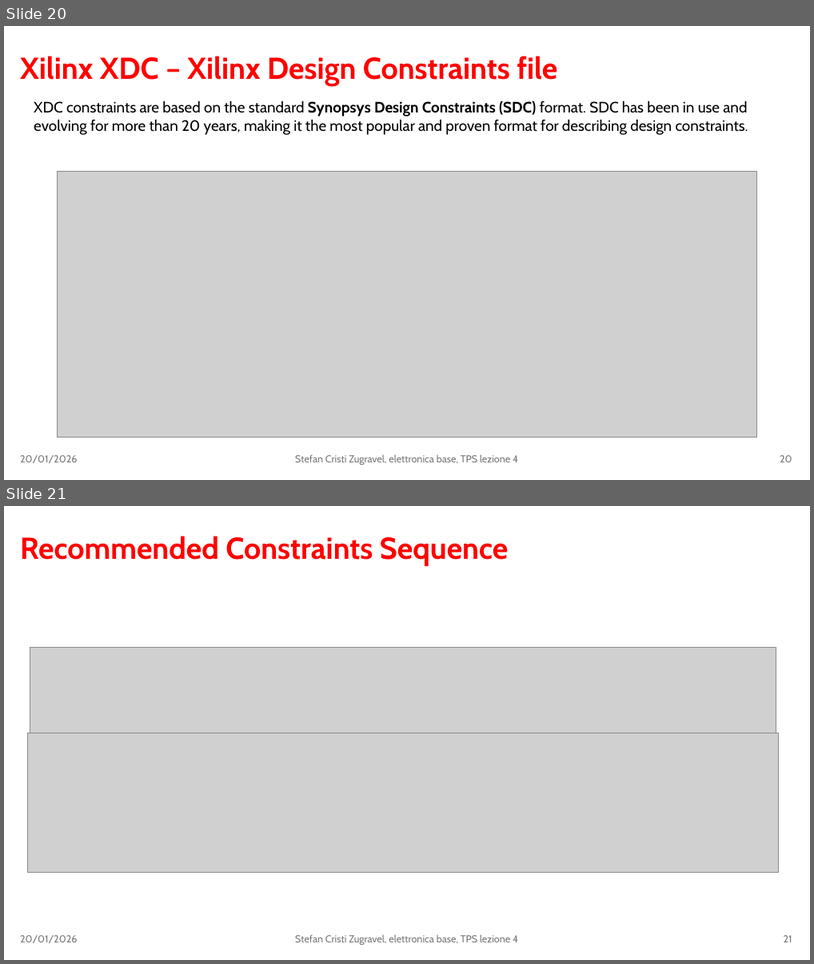
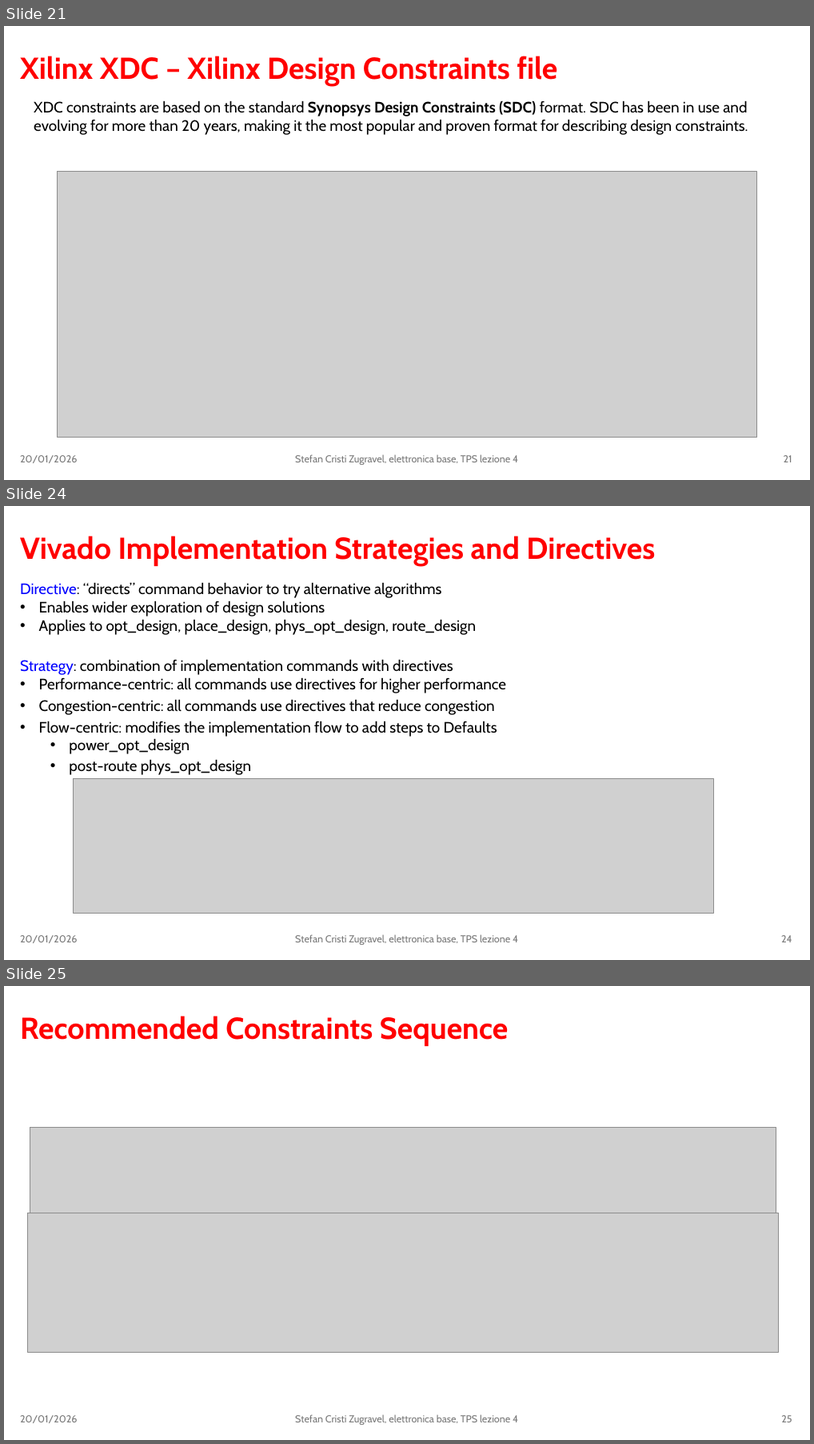
Before and after one commit to stefan-zugravel/elettronica_base, a slide deck: slides/lezione4.pptx. Shown one above the other, each under a label of ours: slides 20 and 21 before the commit, slides 21, 24 and 25 after it; the slides between them are not shown. The pictures are 814x964 and 814x1444 pixels, drawn with LibreOffice and Linux fonts; fonts in the diff are those of the drawing; grey boxes stand for pictures. Boxes give left, top, right and bottom in pixels: in the first picture for what was removed or moved away, otherwise in the second. Text is boxed around its words. In the diff, an @@ line names an element or a change of style, - is before the commit and + after.

Commit message:
modify slide lezione4

```diff
--- a/slides/lezione4.pptx
+++ b/slides/lezione4.pptx
@@ slide 24 added at (x1=4, y1=506, x2=810, y2=960), background #FFFFFF @@
@@ title added at (x1=20, y1=536, x2=655, y2=566), 36 pt, text #FF0000, bold @@
+Vivado Implementation Strategies and Directives
@@ text added at (x1=20, y1=582, x2=476, y2=635), 18 pt, text #000000 @@
+Directive: “directs” command behavior to try alternative algorithms
+• Enables wider exploration of design solutions
+• Applies to opt_design, place_design, phys_opt_design, route_design
@@ text added at (x1=20, y1=659, x2=506, y2=775), 18 pt, text #000000 @@
+Strategy: combination of implementation commands with directives
+• Performance-centric: all commands use directives for higher performance
+• Congestion-centric: all commands use directives that reduce congestion
+• Flow-centric: modifies the implementation flow to add steps to Defaults
+  • power_opt_design
+  • post-route phys_opt_design
@@ picture added at (x1=74, y1=778, x2=715, y2=913) @@
@@ text added at (x1=20, y1=935, x2=77, y2=943), 12 pt, text #797979 @@
+20/01/2026
@@ text added at (x1=295, y1=934, x2=518, y2=944), 12 pt, text #797979 @@
+Stefan Cristi Zugravel, elettronica base, TPS lezione 4
@@ page number added at (x1=782, y1=935, x2=793, y2=942), 12 pt, text #797979 @@
+24
@@ what was slide 20 is now slide 21 @@
@@ page number at (x1=784, y1=455, x2=793, y2=462): text changed @@
-20
+21
@@ what was slide 21 is now slide 25 @@
@@ page number at (x1=782, y1=1415, x2=792, y2=1422): text changed @@
-21
+25
```
Also in this commit, not shown: 2 slides changed, 3 other slides added, 4 other files.
